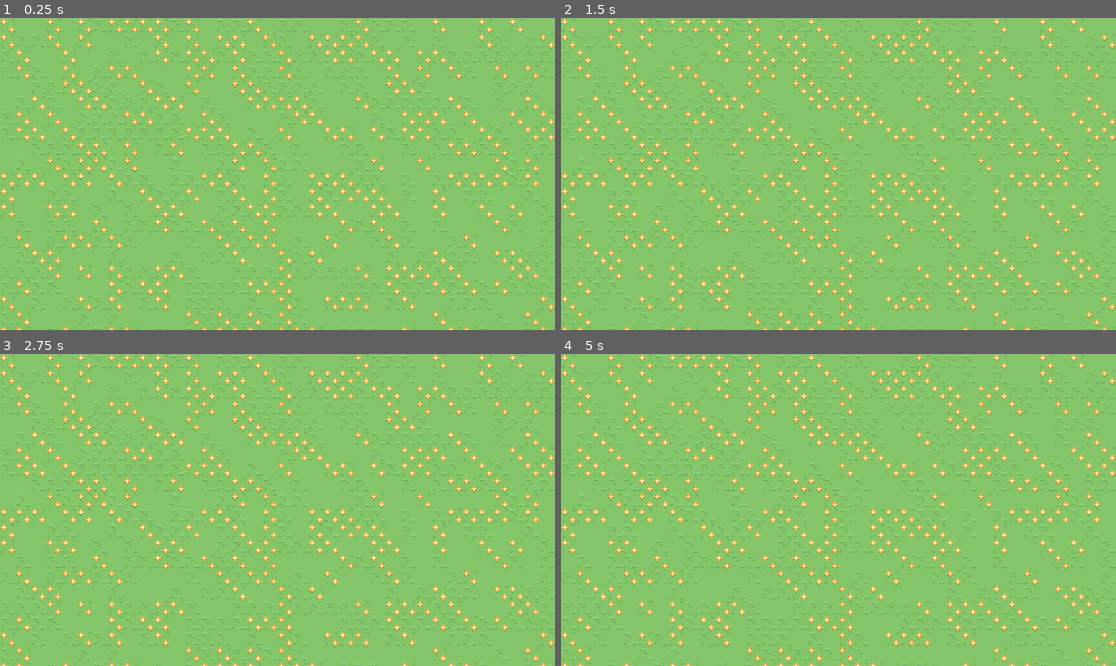
Above: before the commit, frames 1-4 (two rows, left to right).
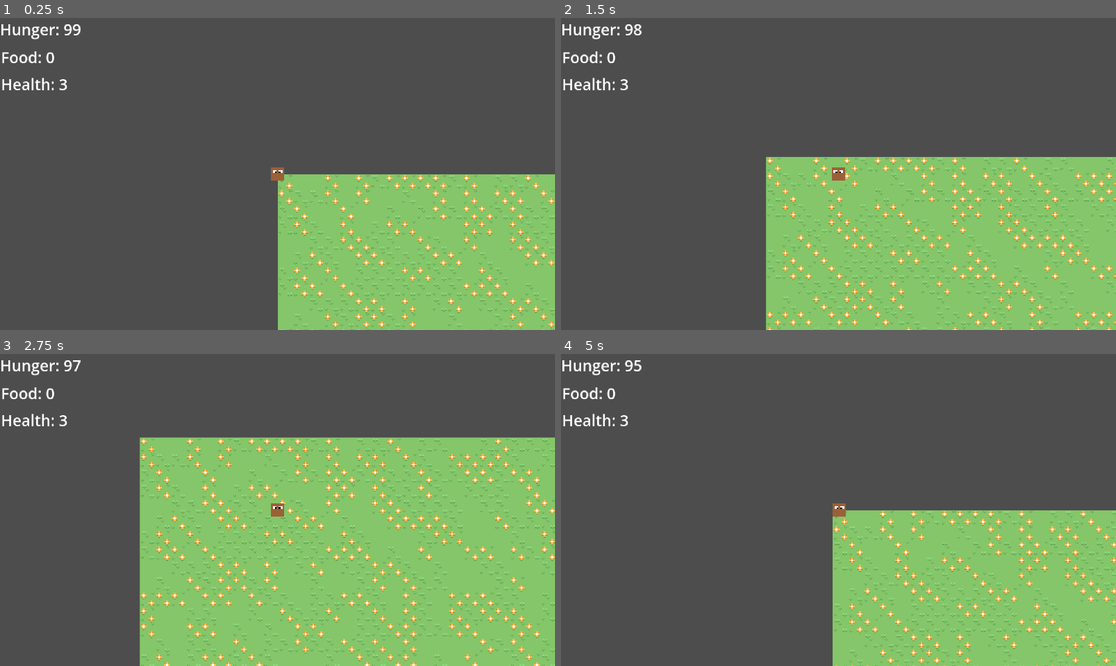
Above: after the commit, the same moments.

Repository: amandodaw/ProtoSim
Game: Godot game, scene res://scenes/world.tscn
Two runs of this game, one before a commit and one after it. Both use one fixed random seed, a clock stepped at 60 frames per second and the inputs below.
Inputs:
- Up to frame 1 (0.25 s): no input
- Up to frame 2 (1.5 s): tap Enter at 0.5 s; hold D (move_right) 0.53-1.28 s; hold R (eat) 0.53-1.28 s; tap E (pick) at 0.8, 1.35 s; hold S (move_down) from 1.28 s (still down)
- Up to frame 3 (2.75 s): tap R (eat) at 1.55 s; release S (move_down) at 2.03 s; hold D (move_right) from 2.03 s (still down); hold R (eat) from 2.03 s (still down); tap E (pick) at 2.3 s
- Up to frame 4 (5 s): release D (move_right) at 2.78 s; release R (eat) at 2.78 s; hold W (move_up) 2.78-3.53 s; tap E (pick) at 2.85, 3.8, 4.35 s; tap R (eat) at 3.05, 4.55 s; hold R (eat) 3.53-4.28 s; hold A (move_left) from 3.53 s (still down)

The runs differ from the first frame. In frame 1, 79% of the frame differs, in the area x 0-100%, y 0-100%; in frame 2, 71%; in frame 3, 56%; in frame 4, 79%.
Error before the commit: Parse Error: Could not find type "HumanData" in the current scope. (res://scripts/systems/input_system.gd:5)

Commit message:
Solucionadas referencias entre sistemas. Ahora cada sistema mira su array de componentes a traves de world. Partido Human_Data en varios componentes. Transformar canvasLayer en componentes? Transformar metodo food_spawn de world a sistema food_spawner o similar.

Diff:
--- a/scenes/world.tscn
+++ b/scenes/world.tscn
@@ -1,6 +1,6 @@
 [gd_scene format=3 uid="uid://c1lrwxnuiik88"]
 
-[ext_resource type="Script" uid="uid://bvukvmqcvnlkc" path="res://scenes/world.gd" id="1_rwgxs"]
+[ext_resource type="Script" uid="uid://bvukvmqcvnlkc" path="res://scripts/world.gd" id="1_rwgxs"]
 [ext_resource type="PackedScene" uid="uid://c1ibauerw1ok6" path="res://scenes/tilemaps.tscn" id="2_rwgxs"]
 [ext_resource type="PackedScene" uid="uid://duxhq0eih4g5r" path="res://scenes/canvas_layer.tscn" id="3_4wyf3"]
 
--- a/scripts/canvas_layer.gd
+++ b/scripts/canvas_layer.gd
@@ -1,14 +1,14 @@
 extends CanvasLayer
 
-var player_data : HumanData
+var world : World
+var player_id : int
 @onready var hunger_label = $HungerLabel
 @onready var health_label = $HealthLabel
 @onready var food_label = $FoodLabel
 
 func _process(delta):
-	if player_data == null:
+	if player_id==null:
 		return
-
-	hunger_label.text = "Hunger: " + str(int(player_data.hunger))
-	food_label.text = "Food: " + str(int(player_data.food))
-	health_label.text = "Health: " + str(player_data.health)
+	hunger_label.text = "Hunger: " + str(int(world.get_component(player_id, HungerComponent).hunger))
+	food_label.text = "Food: " + str(int(world.get_component(player_id, InventoryComponent).food))
+	health_label.text = "Health: " + str(world.get_component(player_id, HealthComponent).health)
--- a/scripts/components/hunger_component.gd
+++ b/scripts/components/hunger_component.gd
@@ -2,4 +2,4 @@
 
 var hunger : float = 100.0
 var max_hunger : float = 100.0
-var hunger_variable : float = 1.0
+var rate : float = 1.0
--- /dev/null
+++ b/scripts/components/input_component.gd
@@ -0,0 +1 @@
+class_name InputComponent
--- /dev/null
+++ b/scripts/components/intent_component.gd
@@ -0,0 +1,4 @@
+class_name IntentComponent
+
+var pick : bool = false
+var eat : bool = false
--- a/scripts/components/inventory_component.gd
+++ b/scripts/components/inventory_component.gd
@@ -1,5 +1,3 @@
 class_name InventoryComponent
 
-var hunger : float = 100.0
-var max_hunger : float = 100.0
-var hunger_variable : float = 1.0
+var food : int = 0
--- a/scripts/components/movement_component.gd
+++ b/scripts/components/movement_component.gd
@@ -1,4 +1,4 @@
 class_name MovementComponent
 
-var movement_towards : Vector2i = Vector2i.ZERO
+var move : Vector2i = Vector2i.ZERO
 var speed : float = 100.0
--- a/scripts/player.gd
+++ b/scripts/player.gd
@@ -3,7 +3,9 @@
 var id : int
 var world: World
 
-func _process(delta: float):
-	velocity = world.get_component(id,MovementComponent).movement_towards
+func _physics_process(delta: float):
+	if id==null:
+		return
+	velocity = world.get_component(id, MovementComponent).move
 	world.get_component(id, PositionComponent).value = global_position
 	move_and_slide()
--- a/scripts/systems/action_system.gd
+++ b/scripts/systems/action_system.gd
@@ -1,16 +1,20 @@
 class_name ActionSystem
 
-var food_tilemap : TileMapLayer
+func update(world:World, delta):
+	for entity in world.query([IntentComponent]):
+		if world.get_component(entity, IntentComponent).pick:
+			pick_food(world, entity)
+		if world.get_component(entity, IntentComponent).eat:
+			eat_food(world, entity)
 
-func update()
 
-func pick_food(entity_data):
-	if food_tilemap.get_cell_source_id(food_tilemap.local_to_map(entity_data.global_position))!= -1:
-		food_tilemap.erase_cell(food_tilemap.local_to_map(entity_data.global_position))
-		entity_data.food += 1
+func pick_food(world : World, entity : int):
+	if world.food_tiles.get_cell_source_id(world.food_tiles.local_to_map(world.get_component(entity, PositionComponent).value))!= -1:
+		world.food_tiles.erase_cell(world.food_tiles.local_to_map(world.get_component(entity, PositionComponent).value))
+		world.get_component(entity, InventoryComponent).food += 1
 		print("food picked")
 
-func eat_food(entity_data):
-	if entity_data.food >0 && entity_data.hunger < 150:
-		entity_data.food -= 1
-		entity_data.hunger += 50
+func eat_food(world: World, entity : int):
+	if world.get_component(entity, InventoryComponent).food >0 && world.get_component(entity, HungerComponent).hunger < 150:
+		world.get_component(entity, InventoryComponent).food -= 1
+		world.get_component(entity, HungerComponent).hunger += 50
--- a/scripts/systems/hunger_system.gd
+++ b/scripts/systems/hunger_system.gd
@@ -1,7 +1,8 @@
 class_name HungerSystem
 
-func update(entity_data):
-	entity_data.hunger -= entity_data.hunger_variable
-	if entity_data.hunger <= 0:
-		entity_data.hunger = entity_data.max_hunger
-		entity_data.health -= 1
+func update(world : World, delta):
+	for entity in world.query([HungerComponent]):
+		world.get_component(entity, HungerComponent).hunger -= world.get_component(entity, HungerComponent).rate*delta
+		if world.get_component(entity, HungerComponent).hunger <= 0:
+			world.get_component(entity, HungerComponent).hunger = world.get_component(entity, HungerComponent).max_hunger
+			world.get_component(entity, HealthComponent).health -= 1
--- a/scripts/systems/input_system.gd
+++ b/scripts/systems/input_system.gd
@@ -1,12 +1,12 @@
 class_name InputSystem
 
-var action_system : ActionSystem
+func update(world : World, delta):
+	for entity in world.query([InputComponent]):
+		world.get_component(entity, MovementComponent).move = get_direction() * world.get_component(entity, MovementComponent).speed
+		world.get_component(entity, IntentComponent).pick = Input.is_action_pressed("pick")
+		world.get_component(entity, IntentComponent).eat = Input.is_action_pressed("eat")
 
-func player_process(player_data: HumanData):
-	get_direction(player_data)
-	get_action(player_data)
-
-func get_direction(player: HumanData):
+func get_direction() -> Vector2i :
 	var dir := Vector2i.ZERO
 
 	if Input.is_action_pressed("move_right"):
@@ -18,10 +18,4 @@
 	if Input.is_action_pressed("move_up"):
 		dir.y -= 1
 
-	player.desired_position = dir*player.speed
-
-func get_action(player: HumanData):
-	if Input.is_action_pressed("pick"):
-		action_system.pick_food(player)
-	if Input.is_action_pressed("eat"):
-		action_system.eat_food(player)
+	return dir
--- a/scenes/world.gd
+++ b/scripts/world.gd
@@ -2,7 +2,7 @@
 class_name World
 
 var player_scene : PackedScene = load("res://scenes/player.tscn")
-var food_scene : PackedScene = load("res://scenes/food.tscn")
+#var food_scene : PackedScene = load("res://scenes/food.tscn")
 var food_tile : Vector2i = Vector2i(5, 2)
 @onready var map_tiles = $Tilemaps/GroundLayer
 @onready var food_tiles = $Tilemaps/FoodLayer
@@ -78,6 +78,7 @@
 	systems.append(system)
 
 func _ready() -> void:
+	ui.world = self
 	#Vincular sistemas. Revisar
 	#action_system.food_tilemap = food_tiles
 	#input_system.action_system = action_system
@@ -90,6 +91,7 @@
 	register_system(action_system)
 
 	var player_id = create_entity()
+	ui.player_id = player_id
 	var player_pos = PositionComponent.new()
 	player_pos.value = get_viewport_rect().size / 2
 	add(player_id, player_pos)
@@ -97,7 +99,11 @@
 	add(player_id, HungerComponent.new())
 	add(player_id, InventoryComponent.new())
 	add(player_id, MovementComponent.new())
+	add(player_id, InputComponent.new())
+	add(player_id, IntentComponent.new())
 	player = player_scene.instantiate()
+	player.world = self
+	player.id = player_id
 	add_child(player)
 
 # =========================
Not shown, added: scripts/components/input_component.gd.uid
Not shown, added: scripts/components/intent_component.gd.uid
Renamed: scenes/world.gd.uid -> scripts/world.gd.uid
